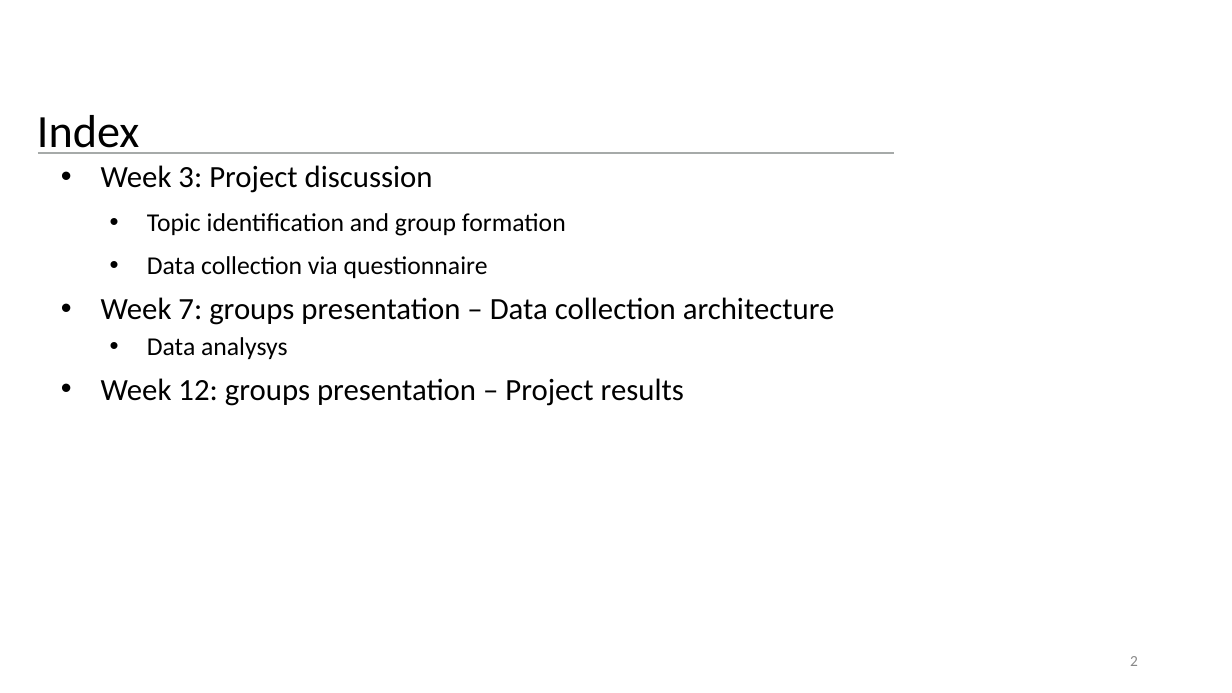
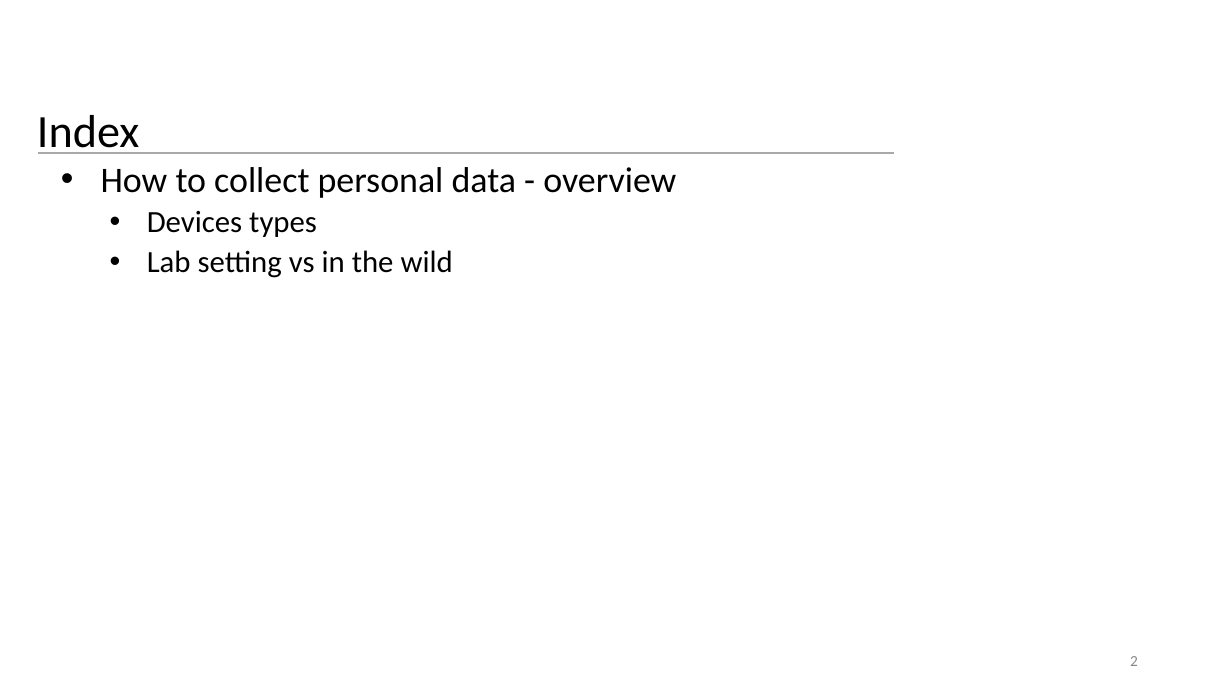
Before and after one commit to UNITN-SHB-2020/unitn-shb-2021.github.io, a slide deck: slide 2 of material/slides/L8.Passive.Data.Sensors.pptx. Drawn at 1232x693 pixels with LibreOffice and Linux fonts; fonts in the diff are those of the drawing; background and template pictures are left out. Boxes give left, top, right and bottom in pixels: in the first picture for what was removed or moved away, otherwise in the second. Text is boxed around its words. In the diff, an @@ line names an element or a change of style, - is before the commit and + after.

```diff
--- a/material/slides/L8.Passive.Data.Sensors.pptx
+++ b/material/slides/L8.Passive.Data.Sensors.pptx
@@ text at [101, 167, 676, 278]: text changed; size 24 to 28 pt @@
-• Week 3: Project discussion
-  • Topic identification and group formation
-  • Data collection via questionnaire
-• Week 7: groups presentation – Data collection architecture
-  • Data analysys
-• Week 12: groups presentation – Project results
+• How to collect personal data - overview
+  • Devices types
+  • Lab setting vs in the wild
```
Also in this commit, not shown: 1 other slide changed, 5 other files.
